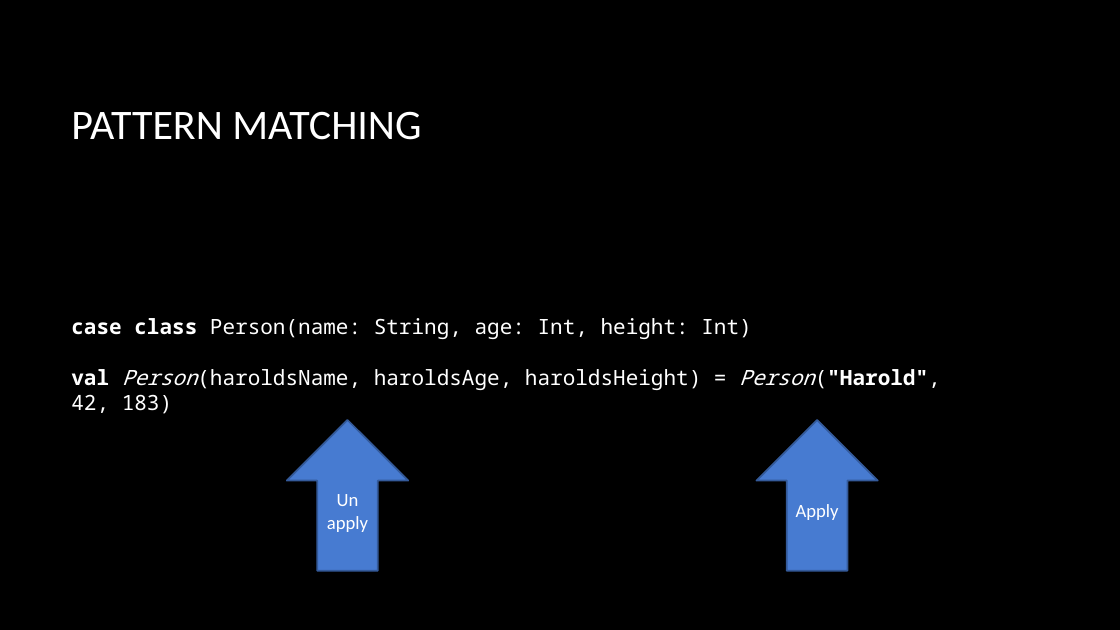
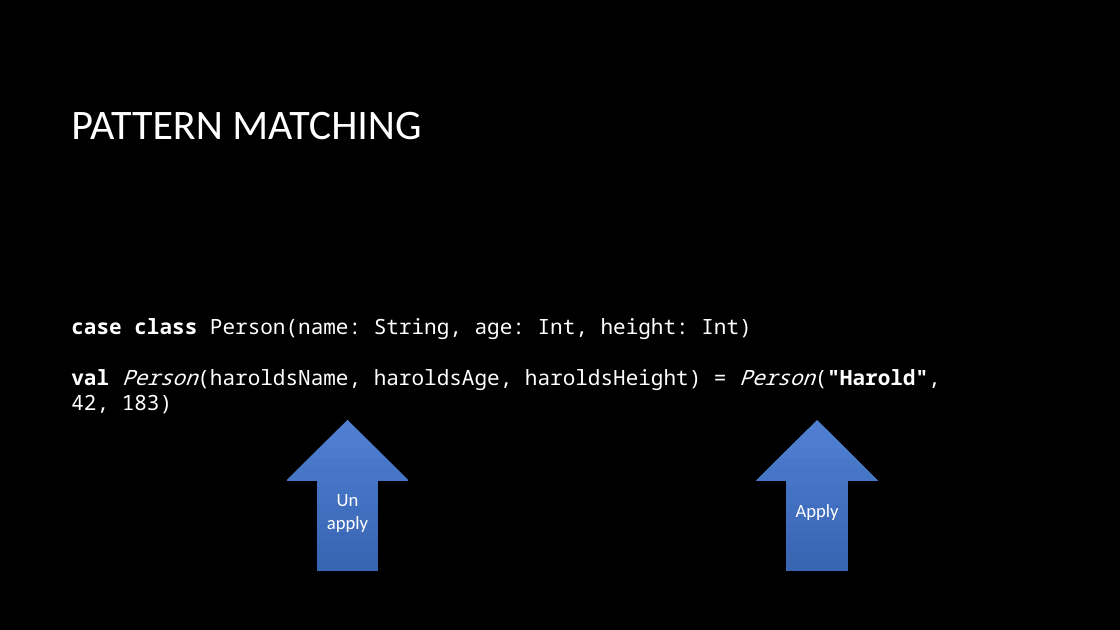
Before and after one commit to briangordon/scala-demo, a slide deck: slide 33 of scala-demo.pptx (slide 25 before the commit). Drawn at 1120x630 pixels with LibreOffice and Linux fonts; fonts in the diff are those of the drawing; background and template pictures are left out. Boxes give left, top, right and bottom in pixels: in the first picture for what was removed or moved away, otherwise in the second. Text is boxed around its words. In the diff, an @@ line names an element or a change of style, - is before the commit and + after.

```diff
--- a/scala-demo.pptx
+++ b/scala-demo.pptx
@@ up arrow "Un apply" at (x1=287, y1=420, x2=408, y2=571): fill #477BD1 to gradient #5180D2 to #3665B3; outline #355B9B 1.5 pt to none; shadow on @@
@@ up arrow "Apply" at (x1=757, y1=420, x2=878, y2=571): fill #477BD1 to gradient #5180D2 to #3665B3; outline #355B9B 1.5 pt to none; shadow on @@
```
Also in this commit, not shown: 5 other slides changed, 15 slides added, 6 other files.
